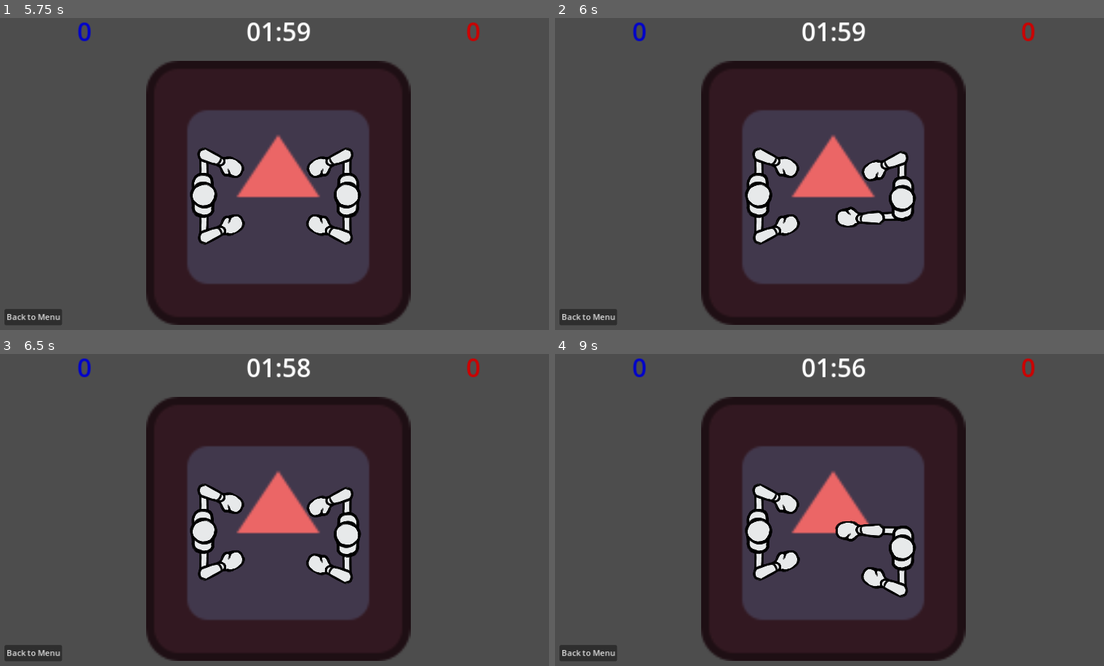
Above: before the commit, frames 1-4 (two rows, left to right).
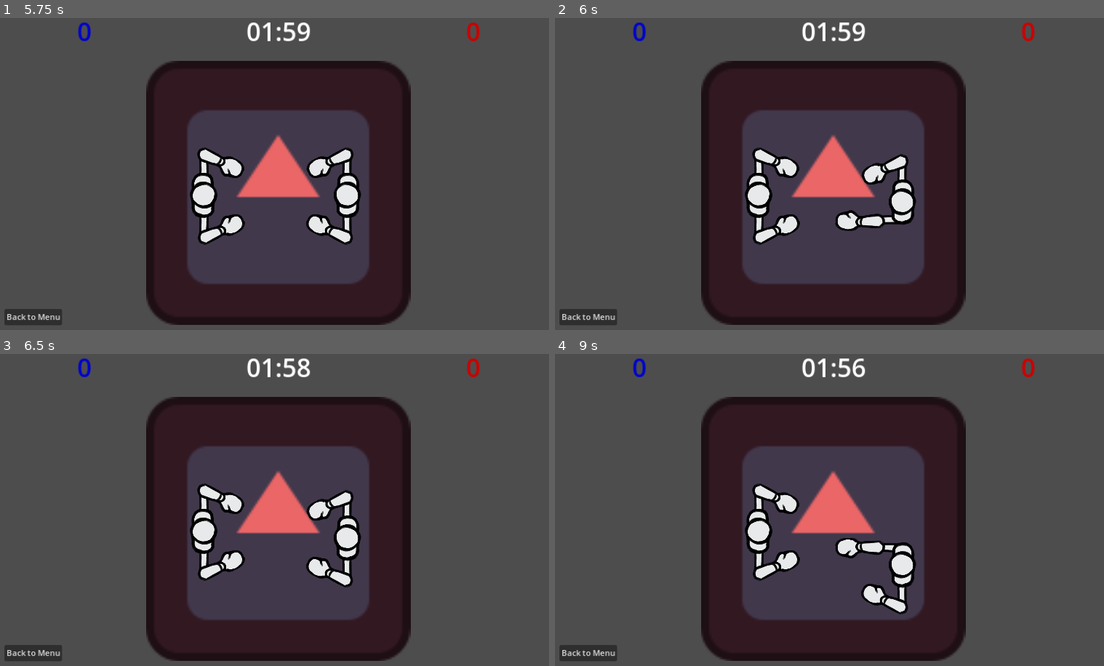
Above: after the commit, the same moments.

Repository: Eefschmeef2310/GDS1-Lab4
Game: Godot game, scene res://scenes/menus/main_menu.tscn
Same seed, same stepped clock (60 frames per second), same inputs: the game is played once before the commit and once after it. The engine's default icon, where the game draws it, is replaced by a stand-in: a white triangle on a blue panel in a dark square.
Inputs:
- Up to frame 1 (5.75 s): click "Training" at 0.5 s; click "Back to Menu" at 1.25 s; click "Championship" at 2 s; click "Versus" at 2.75 s; click "Back to Menu" at 3.5 s; click "Championship" at 4.25 s; click "Versus" at 5 s
- Up to frame 2 (6 s): tap Enter at 5.75 s; tap Down (p2_down) at 5.85 s
- Up to frame 3 (6.5 s): no input
- Up to frame 4 (9 s): tap Down (p2_down) every 0.75 s from 6.6 to 8.85 s; tap Space at 7.25 s; tap Enter at 8.75 s

Frame 1 is identical in both runs. In frame 2, 1.1% of the frame differs, in the area x 50-66%, y 42-69%; in frame 3, 1.0%; in frame 4, 2.3%, in the area x 50-66%, y 53-84%.

Commit message:
speed demon

Diff:
--- a/movement_bases/movement_base.gd
+++ b/movement_bases/movement_base.gd
@@ -7,8 +7,8 @@
 #region Variables
 	#Exported Variables
 @export_group("Parameters")
-@export var speed: float = 100
-@export var knockback_speed: float = 300
+@export var speed: float = 200
+@export var knockback_speed: float = 1000
 
 	#Other Variables (please try to separate and organise!)
 var direction: Vector2
